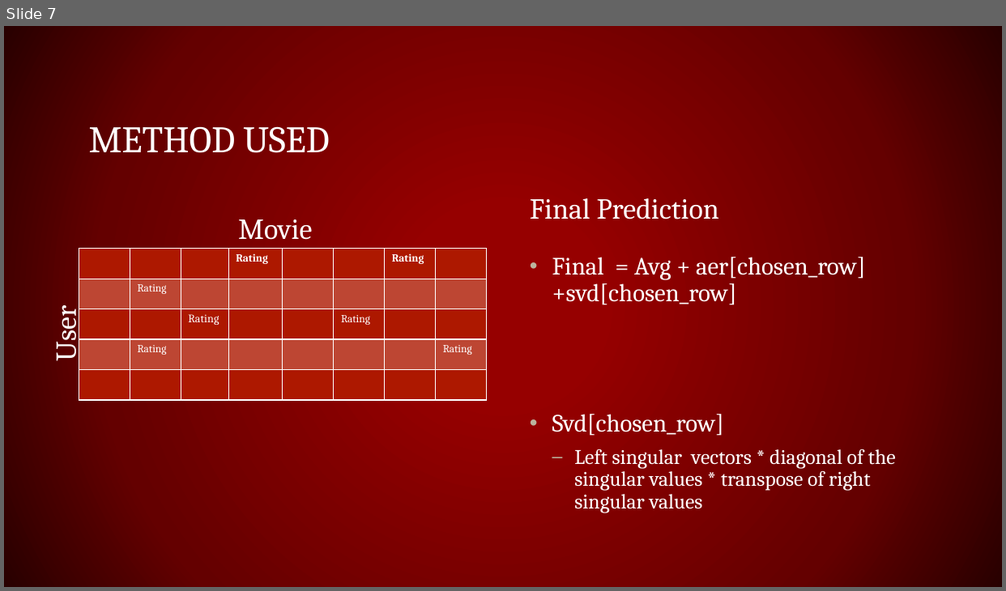
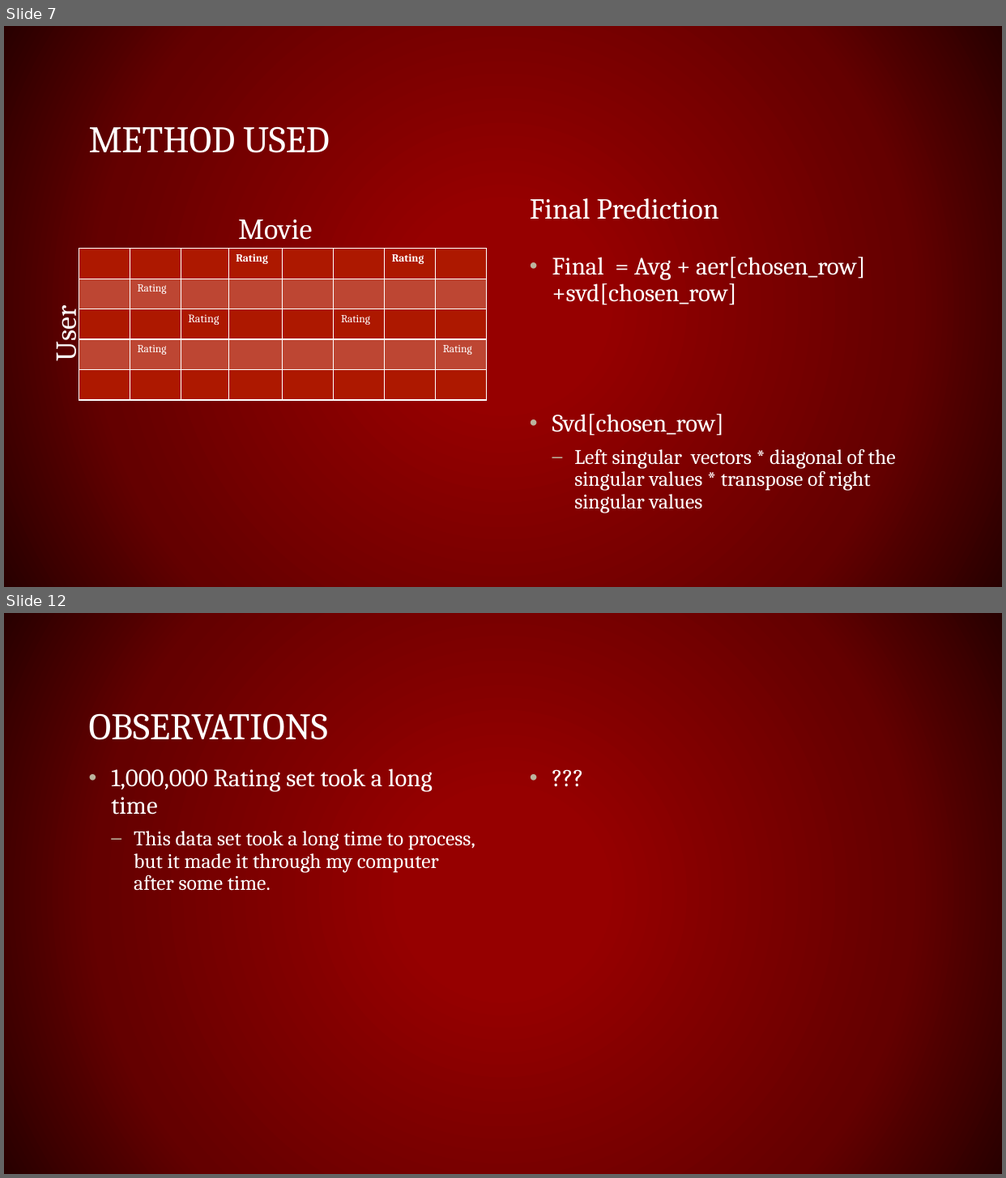
Before and after one commit to rwedoff/Recommendation-Systems-Project, a slide deck: Recommendation Systems.pptx. Shown one above the other, each under a label of ours: slide 7 before the commit, slides 7 and 12 after it; the slides between them are not shown. The pictures are 1006x591 and 1006x1178 pixels, drawn with LibreOffice and Linux fonts; fonts in the diff are those of the drawing. Boxes give left, top, right and bottom in pixels: in the first picture for what was removed or moved away, otherwise in the second. Text is boxed around its words. In the diff, an @@ line names an element or a change of style, - is before the commit and + after.

```diff
--- a/Recommendation Systems.pptx
+++ b/Recommendation Systems.pptx
@@ slide 12 added at <box>4,613,1002,1174</box>, background gradient #960000 to #650000 to #290000 @@
@@ title added at <box>89,713,328,740</box>, 36 pt, text #FFFFFF @@
+OBSERVATIONS
@@ text added at <box>111,769,475,891</box>, 20 pt, text #FFFFFF @@
+• 1,000,000 Rating set took a long time
+  – This data set took a long time to process, but it made it through my computer after some time.
@@ text added at <box>520,760,927,1127</box>, 24 pt, text #FFFFFF @@
+• ???
```
Also in this commit, not shown: 1 slide changed, 4 other slides added, 4 slides removed.
